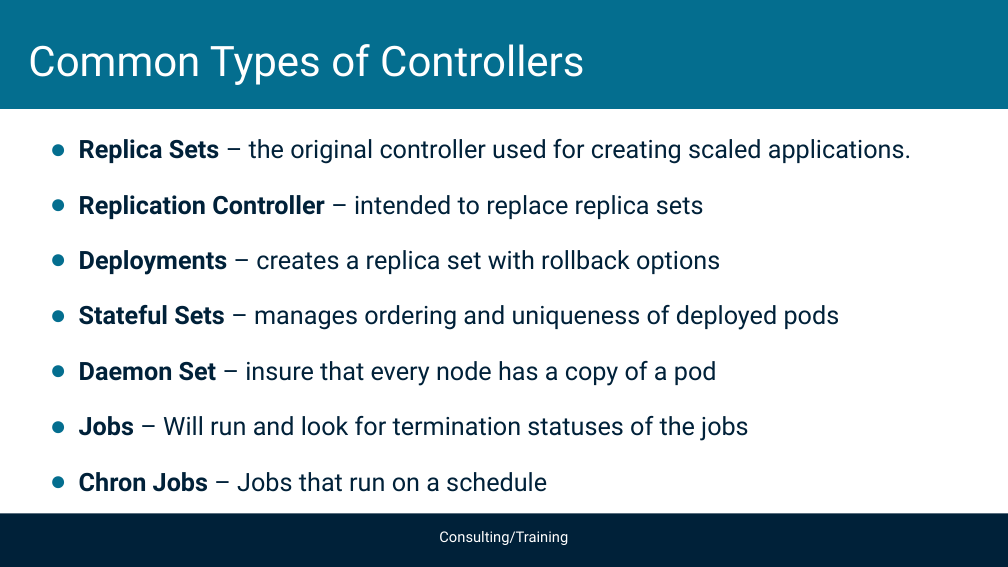
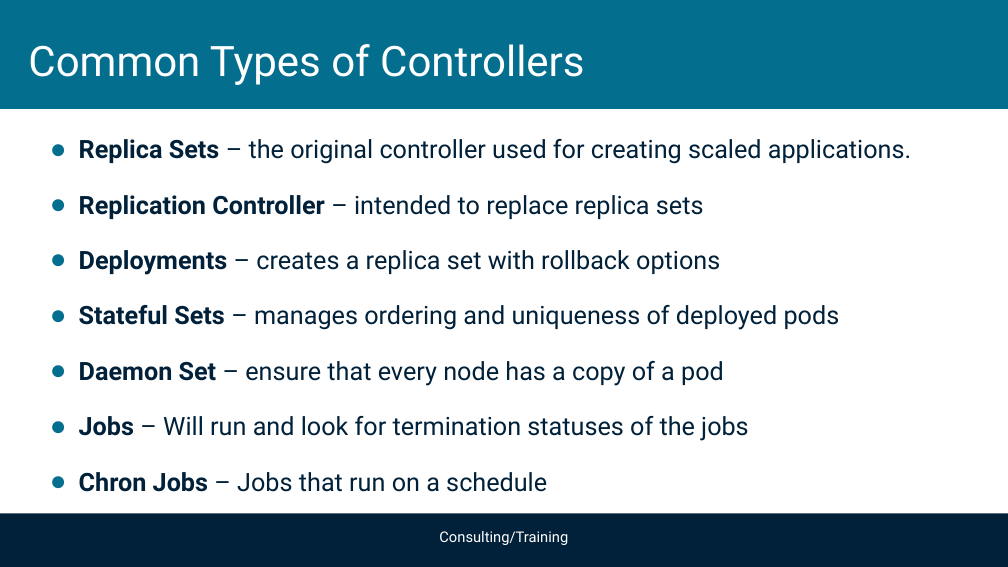
Before and after one commit to theonemule/aks-demos, a slide deck: slide 18 of kubernetes.pptx. Drawn at 1008x567 pixels with LibreOffice and Linux fonts; fonts in the diff are those of the drawing; background and template pictures are left out. Boxes give left, top, right and bottom in pixels: in the first picture for what was removed or moved away, otherwise in the second. Text is boxed around its words. In the diff, an @@ line names an element or a change of style, - is before the commit and + after.

```diff
--- a/kubernetes.pptx
+++ b/kubernetes.pptx
@@ text at bbox=[79, 361, 724, 386]: text changed @@
-● Daemon Set – insure that every node has a copy of a pod
+● Daemon Set – ensure that every node has a copy of a pod
```
Also in this commit, not shown: 5 other slides changed, 20 other files.
